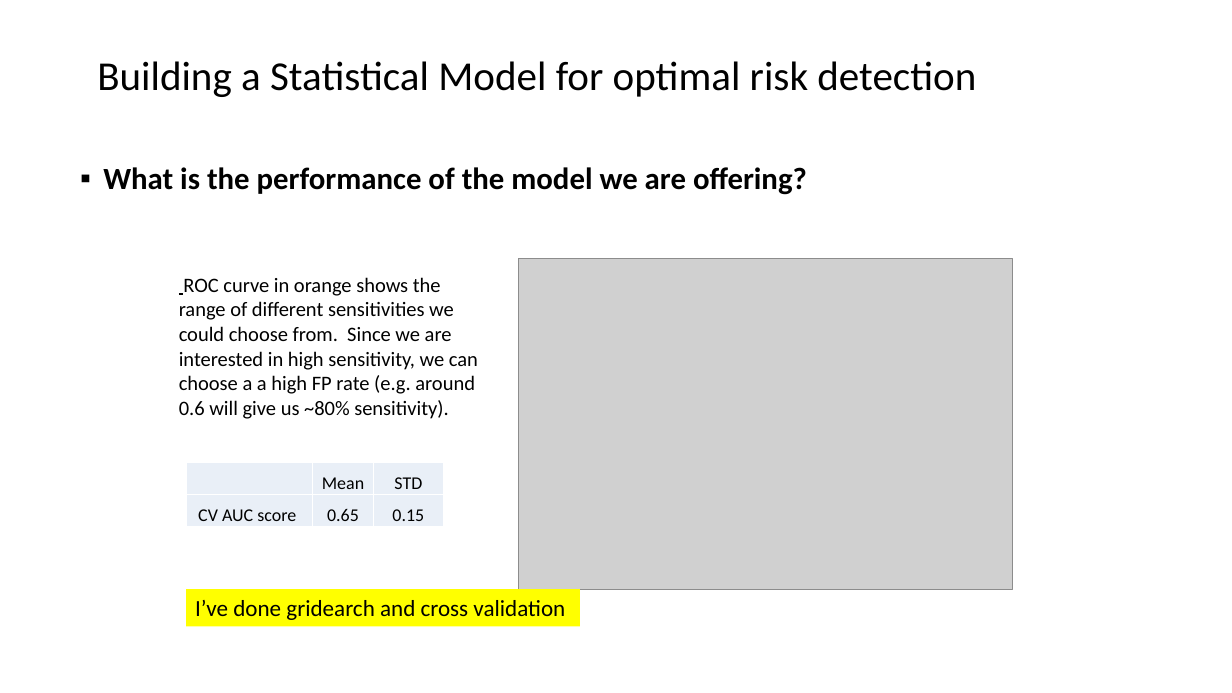
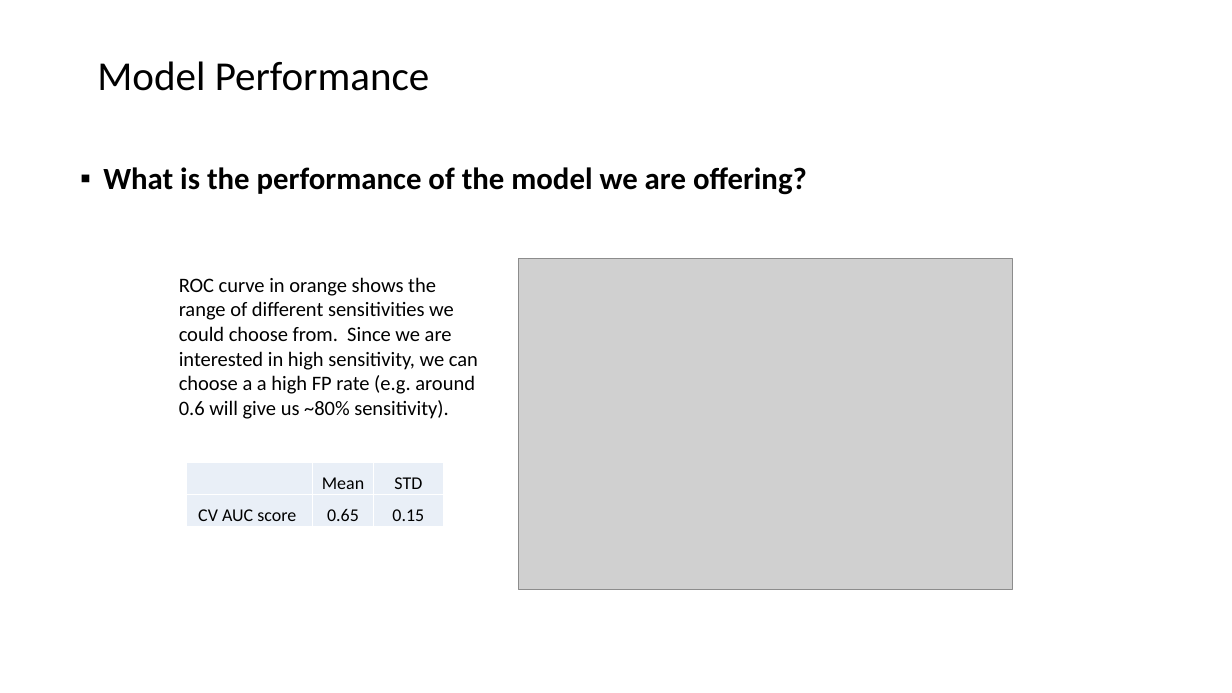
Before and after one commit to Erolino/LendingClub_Loans, a slide deck: slide 17 of LendingClub_Biz_Deck.pptx (slide 16 before the commit). Drawn at 1232x693 pixels with LibreOffice and Linux fonts; fonts in the diff are those of the drawing; grey boxes stand for pictures. Boxes give left, top, right and bottom in pixels: in the first picture for what was removed or moved away, otherwise in the second. Text is boxed around its words. In the diff, an @@ line names an element or a change of style, - is before the commit and + after.

```diff
--- a/LendingClub_Biz_Deck.pptx
+++ b/LendingClub_Biz_Deck.pptx
@@ text at (x1=97, y1=61, x2=430, y2=91): text changed @@
-Building a Statistical Model for optimal risk detection
+Model Performance
@@ rectangle removed at (x1=186, y1=590, x2=579, y2=627) @@
-I’ve done gridearch and cross validation
```
Also in this commit, not shown: 7 other slides changed, 5 slides added, 4 slides removed, 3 other files.
